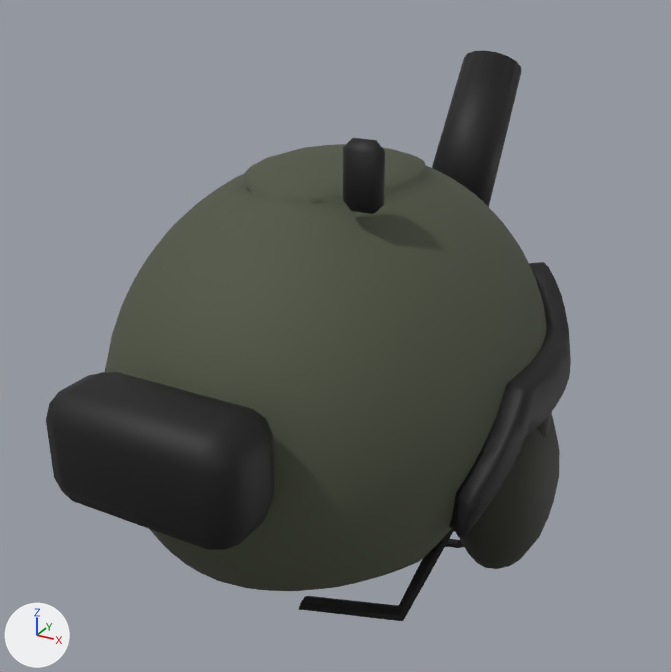
The glTF model assets/characters/infantry/parts/helmet_bare.glb, before and after one commit.
One viewpoint serves both versions: a 50 mm lens placed at (0.21, -0.393, 0.233), pointed at (-0.034, 0.051, 0.011). The lights are fixed; the arrows at lower left show +X, +Y and +Z. The older version comes first. Objects named as collision shapes, trigger or cutter boxes, shadow casters or lower levels of detail are left out. Vertices at exactly the same position are counted once.

The first picture shows 'helmet_bare_LOD0'.
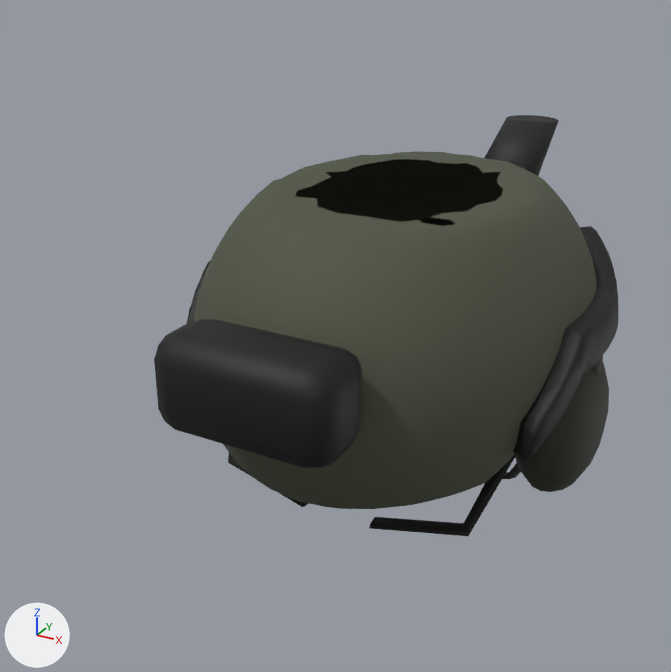
Where the change shows, as pixel boxes (x1, y1, x2, y2) in the pictures (671 x 672 px; the box of a moved part takes in the faces that stretch with it):
'helmet_bare_LOD0', reshaped (12% narrower, 26% shorter): before (46, 51, 571, 621); after (154, 115, 618, 536)
part 1 of me_helmet_bare_lod0, moved or reshaped (not visible before): after (187, 260, 211, 323)
part 2 of me_helmet_bare_lod0, moved or reshaped: before (449, 262, 571, 538); after (513, 226, 618, 461)
part 3 of me_helmet_bare_lod0, moved or reshaped: before (46, 372, 274, 550); after (154, 319, 362, 468)
part 4 of me_helmet_bare_lod0, moved or reshaped (not visible before): after (228, 453, 309, 507)
part 5 of me_helmet_bare_lod0, moved or reshaped (mostly hidden): before (445, 539, 464, 548); after (503, 463, 521, 479)
part 6 of me_helmet_bare_lod0, moved or reshaped: before (299, 528, 454, 621); after (369, 453, 517, 536)
part 7 of me_helmet_bare_lod0, added: after (515, 361, 609, 492)
part 8 of me_helmet_bare_lod0, moved or reshaped (mostly hidden): before (537, 412, 552, 438); after (590, 356, 603, 376)
part 9 of me_helmet_bare_lod0, rebuilt (9% narrower, 20% shorter): before (106, 144, 547, 591); after (194, 152, 597, 509)
part 10 of me_helmet_bare_lod0, added (black): after (484, 115, 559, 176)
part 11 of me_helmet_bare_lod0, deleted: before (460, 416, 560, 569)
part 12 of me_helmet_bare_lod0, deleted (black): before (432, 51, 521, 207)
part 13 of me_helmet_bare_lod0, deleted (black): before (343, 138, 385, 214)
part 14 of me_helmet_bare_lod0, added: after (420, 217, 455, 226)

Diff of the bpy script that builds the scene:
```diff
--- a/assets/characters/infantry/parts/helmet_bare.glb.py
+++ b/assets/characters/infantry/parts/helmet_bare.glb.py
@@ me_helmet_bare_lod0 @@
 # used by ob_helmet_bare_lod0; location = (0.0, 0.0, 0.0)
-me_helmet_bare_lod0.from_pydata(...)  # 2986 vertices, 5887 faces; spans x -0.117..0.117, y -0.172..0.215, z -0.143..0.162
+me_helmet_bare_lod0.from_pydata(...)  # 2974 vertices, 5867 faces; spans x -0.122..0.122, y -0.105..0.312, z -0.139..0.101
+# me_helmet_bare_lod0 part 1: the loose piece of 258 vertices spanning x -0.116..-0.072, y -0.078..0.076, z -0.008..0.07 is scaled about its middle by (1.04, 1.08, 0.97), then moved by (-0.004, 0.08, -0.001)
+# me_helmet_bare_lod0 part 2: the loose piece of 261 vertices spanning x 0.073..0.116, y -0.078..0.077, z -0.008..0.07 is scaled about its middle by (1.04, 1.08, 0.97), then moved by (0.004, 0.08, -0.001)
+# me_helmet_bare_lod0 part 3: the loose piece of 56 vertices spanning x -0.045..0.045, y -0.172..-0.132, z 0.02..0.07 is scaled about its middle by (1.04, 1.08, 0.97), then moved by (0.0, 0.069, -0.002)
+# me_helmet_bare_lod0 part 4: the loose piece of 18 vertices spanning x -0.098..-0.019, y -0.085..-0.027, z -0.072..0.016 is scaled about its middle by (1.04, 1.08, 0.97), then moved by (-0.002, 0.076, 0.0)
+# me_helmet_bare_lod0 part 5: the loose piece of 24 vertices spanning x 0.01..0.098, y -0.003..0.081, z -0.136..0.023 is scaled about its middle by (1.04, 1.08, 0.97), then moved by (0.002, 0.083, 0.001)
+# me_helmet_bare_lod0 part 6: the loose piece of 18 vertices spanning x 0.019..0.098, y -0.085..-0.027, z -0.072..0.016 is scaled about its middle by (1.04, 1.08, 0.97), then moved by (0.002, 0.076, 0.0)
+# me_helmet_bare_lod0 part 7: a new loose piece, a UV sphere (16 segments, 10 rings, poles along z) spanning x 0.072..0.122, y 0.035..0.121, z -0.066..0.027, in mat_polymer_od (dark grey #2e3026)
+# me_helmet_bare_lod0 part 8: the loose piece of 24 vertices spanning x 0.101..0.111, y -0.01..0.006, z -0.003..0.047 is moved by (0.004, 0.08, -0.001)
+# me_helmet_bare_lod0 part 9: the loose piece of 1702 vertices spanning x -0.106..0.106, y -0.14..0.114, z -0.038..0.136 is rebuilt with 1702 vertices and now spans x -0.11..0.11, y -0.07..0.203, z -0.037..0.101
+# me_helmet_bare_lod0 part 10: a new loose piece of 32 vertices spanning x -0.022..0.022, y 0.213..0.312, z 0.051..0.101, in mat_polymer_black (black #0d0d0d)
+# me_helmet_bare_lod0 part 11: the loose piece of 146 vertices spanning x 0.069..0.117, y -0.042..0.038, z -0.068..0.028 is deleted
+# me_helmet_bare_lod0 part 12: the loose piece of 32 vertices spanning x -0.021..0.021, y 0.123..0.215, z 0.053..0.162 is deleted
+# me_helmet_bare_lod0 part 13: the loose piece of 24 vertices spanning x 0.031..0.049, y -0.065..-0.055, z 0.125..0.155 is deleted
+# me_helmet_bare_lod0 part 14: 12 vertices added at x 0.032..0.051, y 0.01..0.021, z 0.101
+# other edits to the shape of me_helmet_bare_lod0 do not show in these pictures
 me_helmet_bare_lod0.materials.append(mat_helmet_shell)
```
